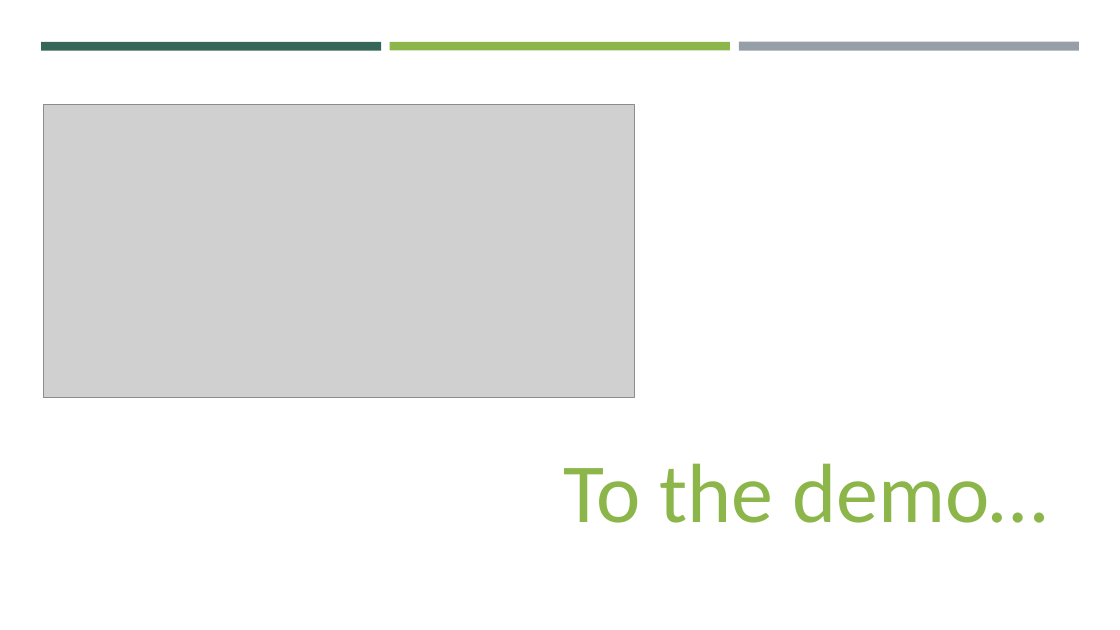
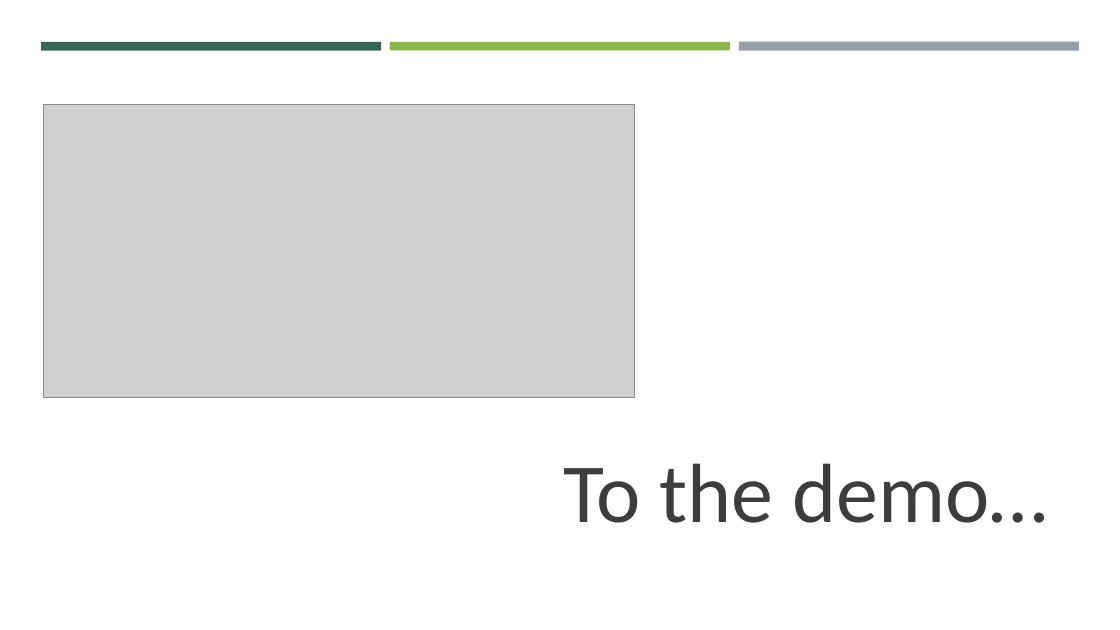
Before and after one commit to Mumbai2016/team-5, a slide deck: slide 4 of katalyst.pptx. Drawn at 1120x630 pixels with LibreOffice and Linux fonts; fonts in the diff are those of the drawing; grey boxes stand for pictures. Boxes give left, top, right and bottom in pixels: in the first picture for what was removed or moved away, otherwise in the second. Text is boxed around its words. In the diff, an @@ line names an element or a change of style, - is before the commit and + after.

```diff
--- a/katalyst.pptx
+++ b/katalyst.pptx
@@ text "To the demo…" at (x1=563, y1=463, x2=1048, y2=523): text colour #8CB64A to #3D3D3D @@
```
Also in this commit, not shown: 1 other slide changed.
